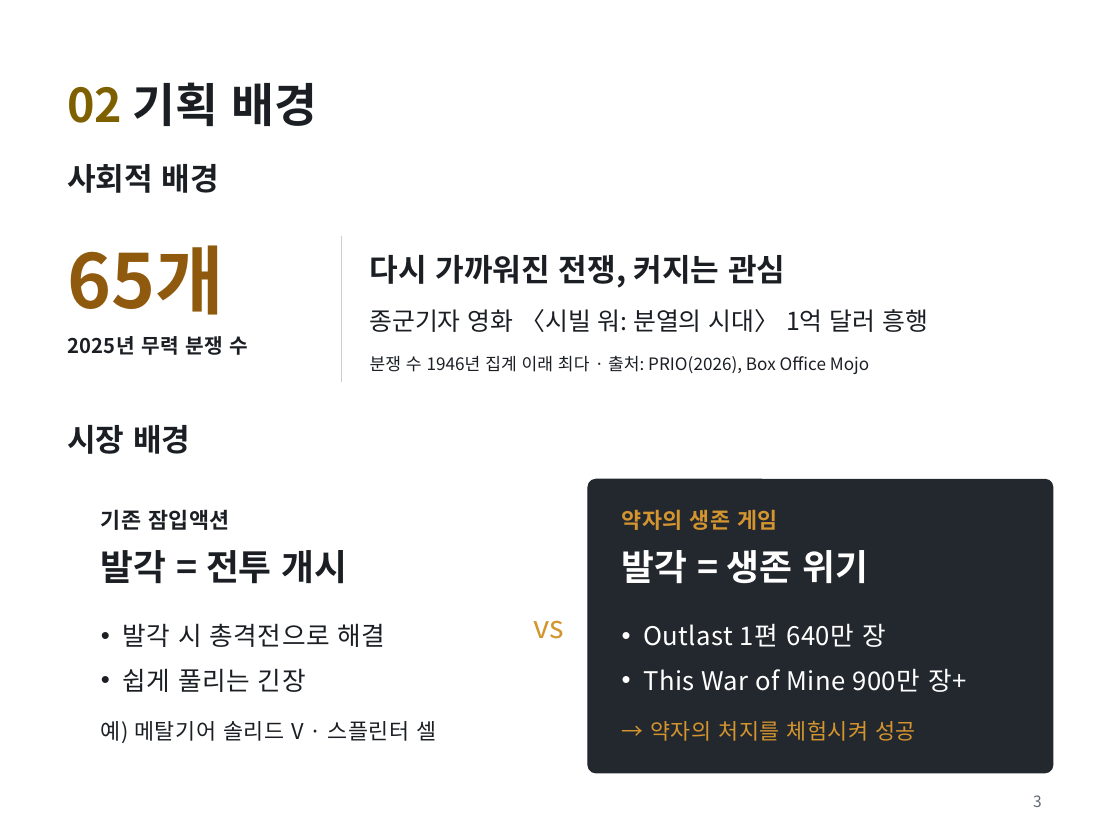
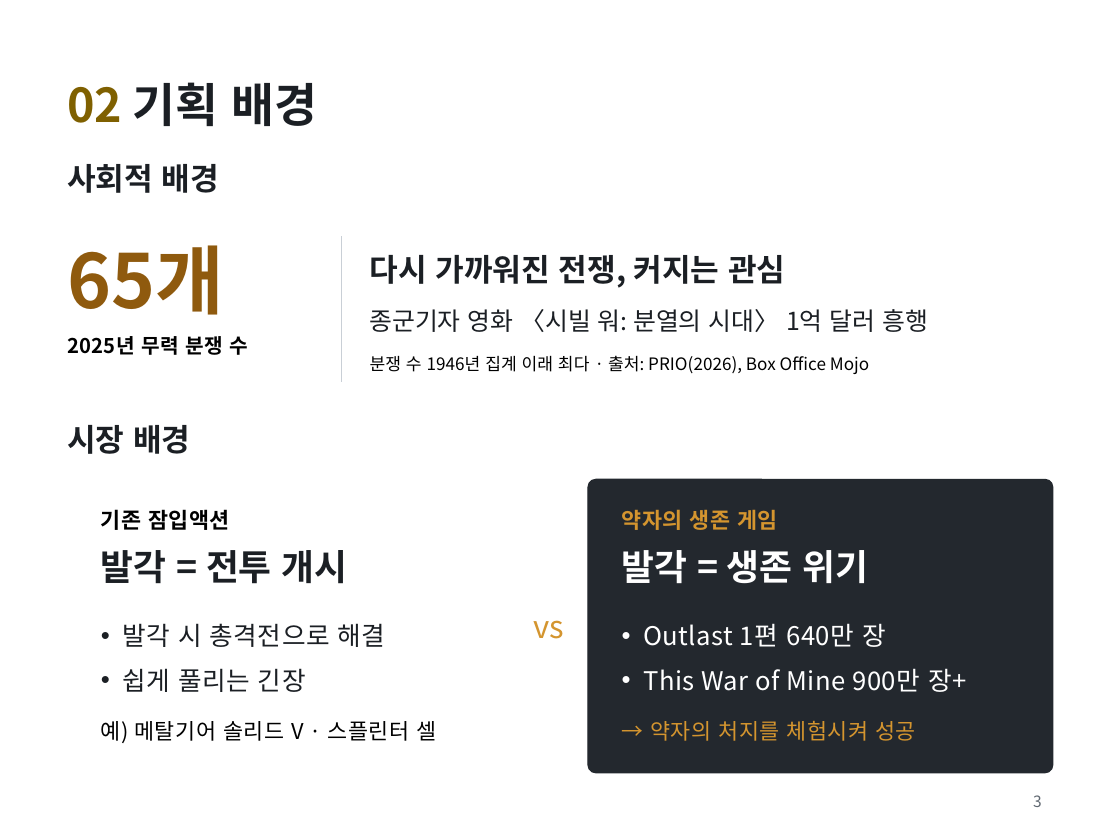
Before and after one commit to golgold/unitybasic, a slide deck: slide 3 of 기획/김민우_게임_FRAME UNDER FIRE.pptx. Drawn at 1120x840 pixels with LibreOffice and Linux fonts; fonts in the diff are those of the drawing. Boxes give left, top, right and bottom in pixels: in the first picture for what was removed or moved away, otherwise in the second. Text is boxed around its words. In the diff, an @@ line names an element or a change of style, - is before the commit and + after.

```diff
--- a/기획/김민우_게임_FRAME UNDER FIRE.pptx
+++ b/기획/김민우_게임_FRAME UNDER FIRE.pptx
@@ text colour #1B1F24 to #000000 in 3 elements at (x1=101, y1=509, x2=230, y2=530), (x1=101, y1=721, x2=436, y2=743), (x1=67, y1=336, x2=248, y2=355) @@
@@ text at (x1=370, y1=355, x2=869, y2=374): text colour #1B1F24 to #000000 in "분쟁 수 1946년 집계 이래 최다 · ..." @@
```
Also in this commit, not shown: 5 other slides changed.
